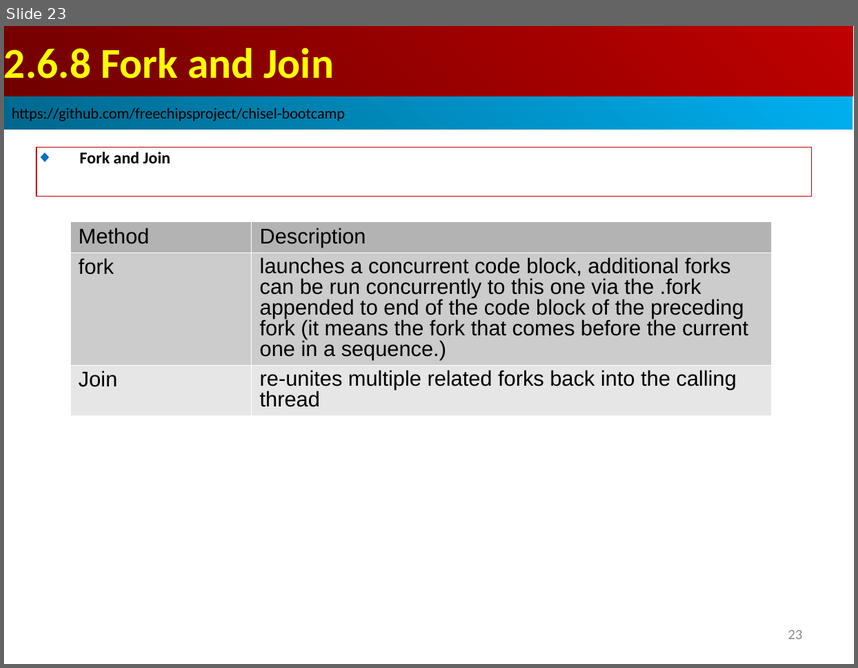
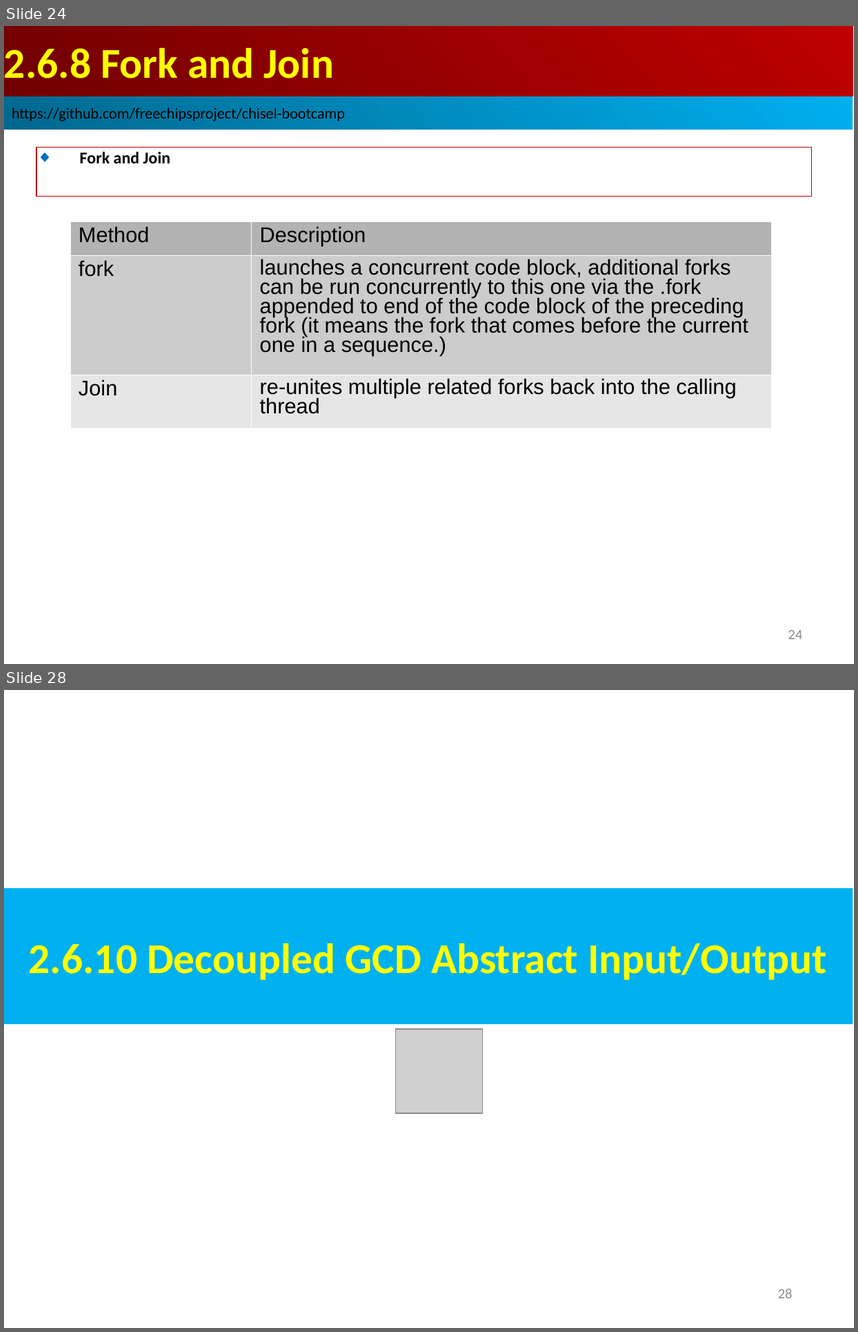
Before and after one commit to peterhchen/AIU_CS800_Chisel, a slide deck: 300_UCB_BC/002.6_Test/000_Video/002.6_Test.ppt. Shown one above the other, each under a label of ours: slide 23 before the commit, slides 24 and 28 after it; the slides between them are not shown. The pictures are 858x668 and 858x1332 pixels, drawn with LibreOffice and Linux fonts; fonts in the diff are those of the drawing; grey boxes stand for pictures. Boxes give left, top, right and bottom in pixels: in the first picture for what was removed or moved away, otherwise in the second. Text is boxed around its words. In the diff, an @@ line names an element or a change of style, - is before the commit and + after.

```diff
--- a/300_UCB_BC/002.6_Test/000_Video/002.6_Test.ppt
+++ b/300_UCB_BC/002.6_Test/000_Video/002.6_Test.ppt
@@ slide 28 added at <box>4,690,854,1328</box>, background #FFFFFF @@
@@ rectangle added at <box>4,888,853,1024</box>, fill #00B0F0, 36 pt, text #FFFF00, bold @@
+2.6.10 Decoupled GCD Abstract Input/Output
@@ picture added at <box>396,1029,483,1114</box> @@
@@ page number added at <box>778,1288,793,1298</box>, 12 pt, text #8B8B8B @@
+28
@@ what was slide 23 is now slide 24 @@
@@ slide 24 changed as well @@
@@ table at <box>70,221,771,428</box> @@
@@ line spacing 0.93 to 0.87 @@
@@ line spacing 0.87 to 0.81 @@
@@ page number at <box>788,630,802,639</box>: text changed @@
-23
+24
```
Also in this commit, not shown: 9 other slides changed, 8 other slides added.
